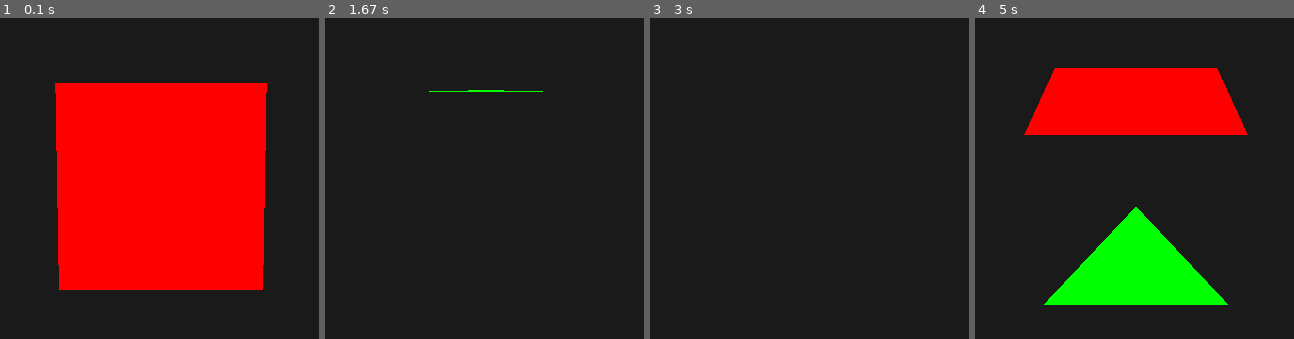
Above: before the commit, frames 1-4 (left to right).
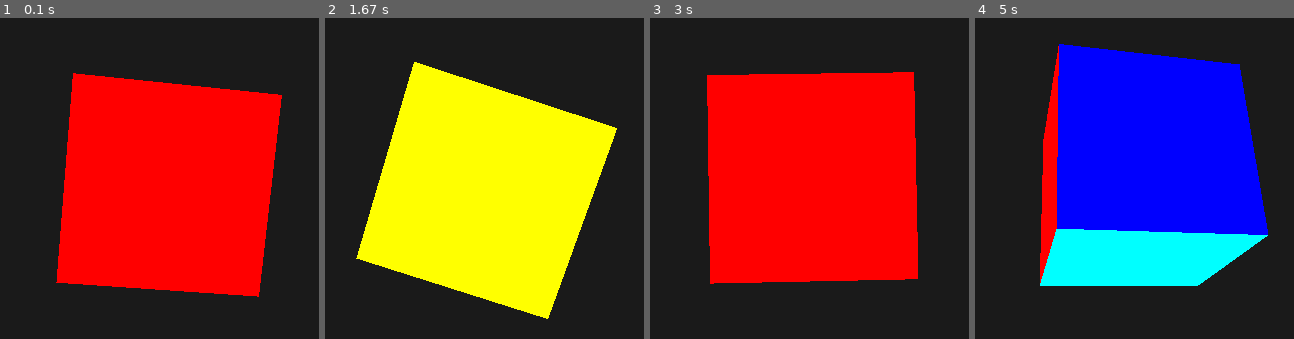
Above: after the commit, the same moments.

Repository: Oshota501/Pygame_Prog
Game: pygame game, started from main.py
The game is run twice, just before and just after one commit, with the same random seed, the same clock (stepped at 60 frames per second) and the same inputs.
Inputs:
- Up to frame 1 (0.1 s): no input
- Up to frame 2 (1.67 s): no input
- Up to frame 3 (3 s): no input
- Up to frame 4 (5 s): no input

The runs differ from the first frame. In frame 1, 4.4% of the frame differs, in the area x 17-89%, y 17-87%; in frame 2, 41%; in frame 3, 42%; in frame 4, 49%, in the area x 15-92%, y 8-90%.

Commit message:
feat : 回転

Diff:
--- a/Draw/mesh.py
+++ b/Draw/mesh.py
@@ -31,14 +31,52 @@
     @staticmethod
     def get_cube_data() -> np.ndarray:
         vertices = [
-            -0.5, -0.5, 0.5, 1.0, 0.0, 0.0,
-             0.5, -0.5, 0.5, 1.0, 0.0, 0.0,
-             0.5,  0.5, 0.5, 1.0, 0.0, 0.0,
-            -0.5, -0.5, 0.5, 1.0, 0.0, 0.0,
-             0.5,  0.5, 0.5, 1.0, 0.0, 0.0,
-            -0.5,  0.5, 0.5, 1.0, 0.0, 0.0,
-             0.0,  0.5,-0.5, 0.0, 1.0, 0.0,
-            -0.5, -0.5,-0.5, 0.0, 1.0, 0.0,
-             0.5, -0.5,-0.5, 0.0, 1.0, 0.0,
+            # 前面 (z = 0.5) - 赤
+            -0.5, -0.5,  0.5, 1.0, 0.0, 0.0,
+             0.5, -0.5,  0.5, 1.0, 0.0, 0.0,
+             0.5,  0.5,  0.5, 1.0, 0.0, 0.0,
+            -0.5, -0.5,  0.5, 1.0, 0.0, 0.0,
+             0.5,  0.5,  0.5, 1.0, 0.0, 0.0,
+            -0.5,  0.5,  0.5, 1.0, 0.0, 0.0,
+
+            # 背面 (z = -0.5) - 緑
+             0.5, -0.5, -0.5, 0.0, 1.0, 0.0,
+            -0.5, -0.5, -0.5, 0.0, 1.0, 0.0,
+            -0.5,  0.5, -0.5, 0.0, 1.0, 0.0,
+             0.5, -0.5, -0.5, 0.0, 1.0, 0.0,
+            -0.5,  0.5, -0.5, 0.0, 1.0, 0.0,
+             0.5,  0.5, -0.5, 0.0, 1.0, 0.0,
+
+            # 右面 (x = 0.5) - 青
+             0.5, -0.5,  0.5, 0.0, 0.0, 1.0,
+             0.5, -0.5, -0.5, 0.0, 0.0, 1.0,
+             0.5,  0.5, -0.5, 0.0, 0.0, 1.0,
+             0.5, -0.5,  0.5, 0.0, 0.0, 1.0,
+             0.5,  0.5, -0.5, 0.0, 0.0, 1.0,
+             0.5,  0.5,  0.5, 0.0, 0.0, 1.0,
+
+            # 左面 (x = -0.5) - 黄
+            -0.5, -0.5, -0.5, 1.0, 1.0, 0.0,
+            -0.5, -0.5,  0.5, 1.0, 1.0, 0.0,
+            -0.5,  0.5,  0.5, 1.0, 1.0, 0.0,
+            -0.5, -0.5, -0.5, 1.0, 1.0, 0.0,
+            -0.5,  0.5,  0.5, 1.0, 1.0, 0.0,
+            -0.5,  0.5, -0.5, 1.0, 1.0, 0.0,
+
+            # 上面 (y = 0.5) - マゼンタ
+            -0.5,  0.5,  0.5, 1.0, 0.0, 1.0,
+             0.5,  0.5,  0.5, 1.0, 0.0, 1.0,
+             0.5,  0.5, -0.5, 1.0, 0.0, 1.0,
+            -0.5,  0.5,  0.5, 1.0, 0.0, 1.0,
+             0.5,  0.5, -0.5, 1.0, 0.0, 1.0,
+            -0.5,  0.5, -0.5, 1.0, 0.0, 1.0,
+
+            # 下面 (y = -0.5) - シアン
+            -0.5, -0.5, -0.5, 0.0, 1.0, 1.0,
+             0.5, -0.5, -0.5, 0.0, 1.0, 1.0,
+             0.5, -0.5,  0.5, 0.0, 1.0, 1.0,
+            -0.5, -0.5, -0.5, 0.0, 1.0, 1.0,
+             0.5, -0.5,  0.5, 0.0, 1.0, 1.0,
+            -0.5, -0.5,  0.5, 0.0, 1.0, 1.0,
         ]
         return np.array(vertices, dtype='f4')
--- a/main.py
+++ b/main.py
@@ -65,7 +65,7 @@
         deltatime = clock.tick(60) / 1000.0  # ミリ秒を秒に変換
 
         angle += 1
-        model_mat = matrix.rotation.create_x(angle)
+        model_mat = matrix.rotation.create(angle,angle,angle)
         my_cube.render(model_matrix=model_mat)
 
         pygame.display.flip()
--- a/matrix/rotation.py
+++ b/matrix/rotation.py
@@ -33,7 +33,17 @@
     s = math.sin(rad)
     return np.array([
         [  c,  -s, 0.0, 0.0],
-        [0.0, 1.0, 0.0, 0.0],
         [  s,   c, 0.0, 0.0],
+        [0.0, 0.0, 1.0, 0.0],
         [0.0, 0.0, 0.0, 1.0],
     ], dtype='f4')
+
+def create (x:float=0.0,y:float=0.0,z:float=0.0) -> np.ndarray :
+    # X, Y, Z軸の回転を組み合わせた行列を作成
+    # 回転順序: Z -> Y -> X (一般的なオイラー角の順序)
+    mat_x = create_x(x)
+    mat_y = create_y(y)
+    mat_z = create_z(z)
+
+    # 行列の積を計算 (Z * Y * X)
+    return mat_x @ mat_y @ mat_z
